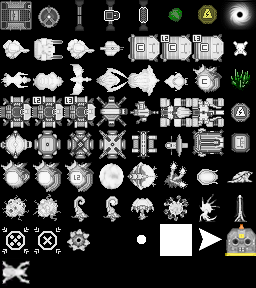
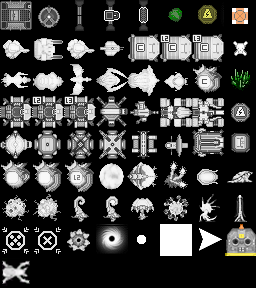
Layers edited between the first and the second 256 x 288 image:
added layer "图层 3" above "图层 2" over (224, 0, 256, 30)
added layer "图层 2" above "图层 1" over (224, 0, 256, 30)
added layer "图层 1" above "背景" over (96, 0, 256, 254)
added layer "背景" over (96, 0, 256, 254)
